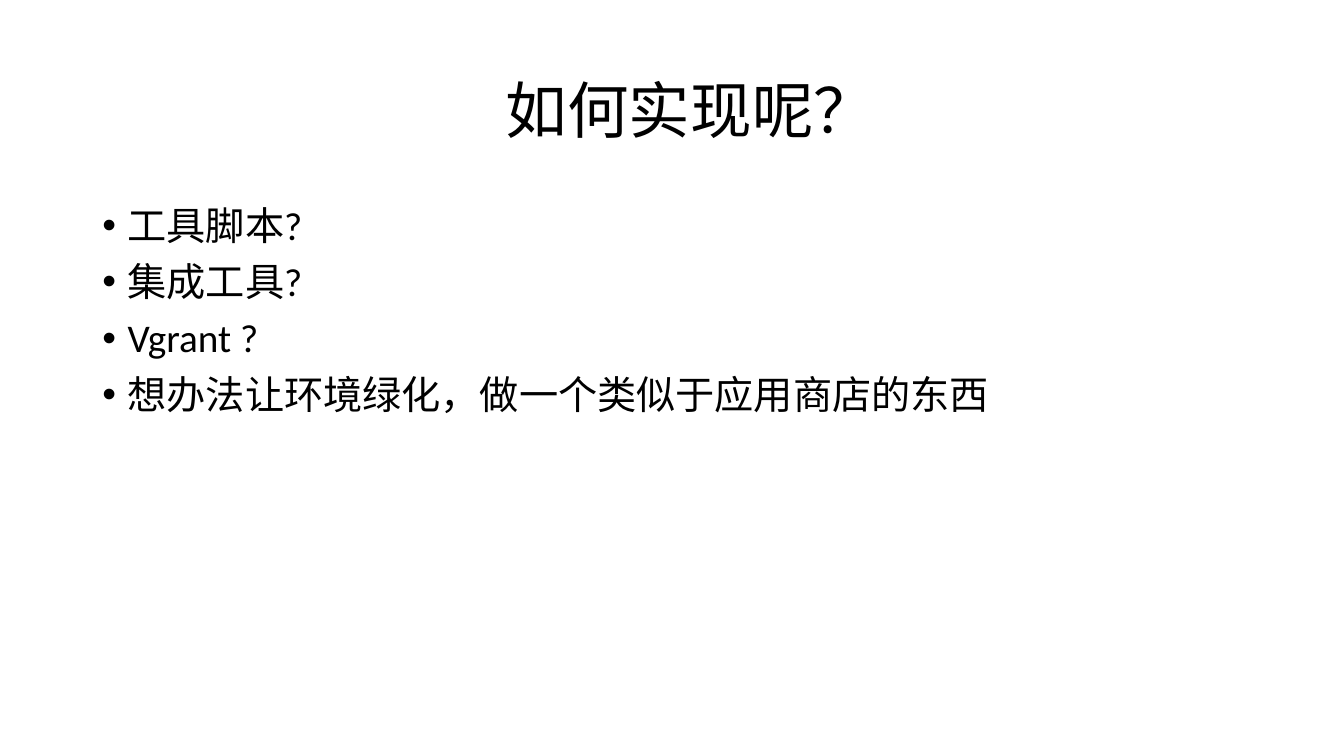
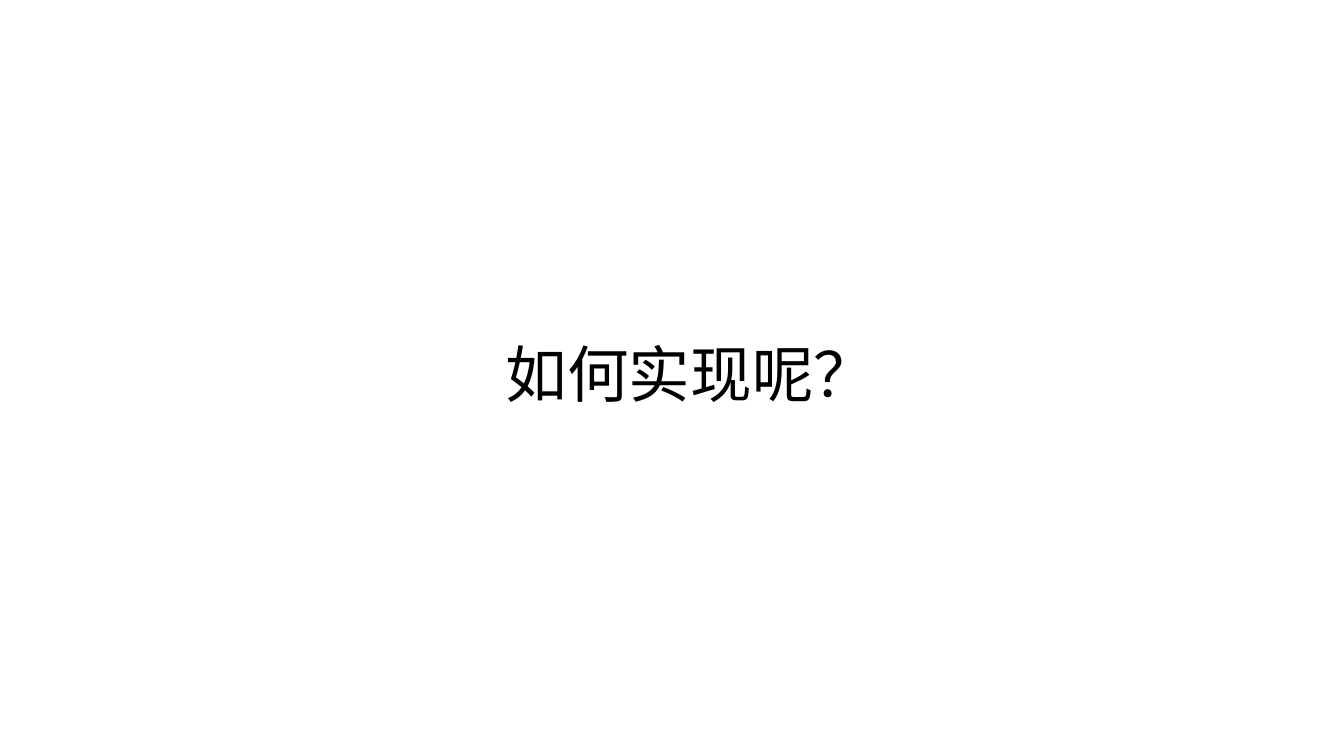
Before and after one commit to gtsigner/docker-samples, a slide deck: slide 7 of 1.Docker高可用的开发环境-preview.pptx. Drawn at 1344x756 pixels with LibreOffice and Linux fonts; fonts in the diff are those of the drawing. Boxes give left, top, right and bottom in pixels: in the first picture for what was removed or moved away, otherwise in the second. Text is boxed around its words. In the diff, an @@ line names an element or a change of style, - is before the commit and + after.

```diff
--- a/1.Docker高可用的开发环境-preview.pptx
+++ b/1.Docker高可用的开发环境-preview.pptx
@@ text removed at box(128, 207, 989, 413) @@
-• 工具脚本?
-• 集成工具?
-• Vgrant ?
-• 想办法让环境绿化，做一个类似于应用商店的东西
@@ title "如何实现呢？": place and size @@
-title "如何实现呢？" at box(506, 81, 876, 138)
+title "如何实现呢？" at box(506, 345, 876, 402)
```
Also in this commit, not shown: 2 other slides changed, 2 other files.
